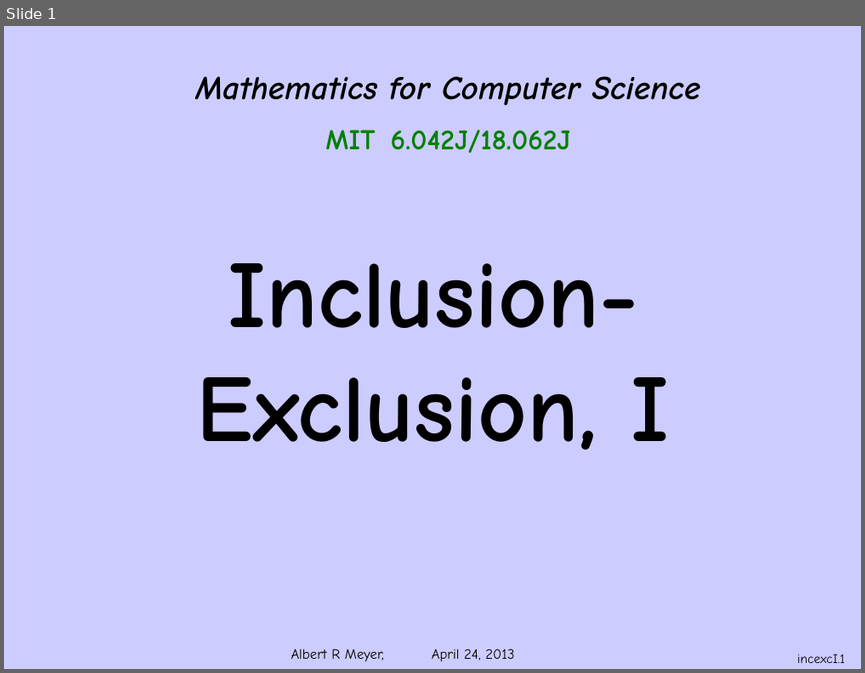
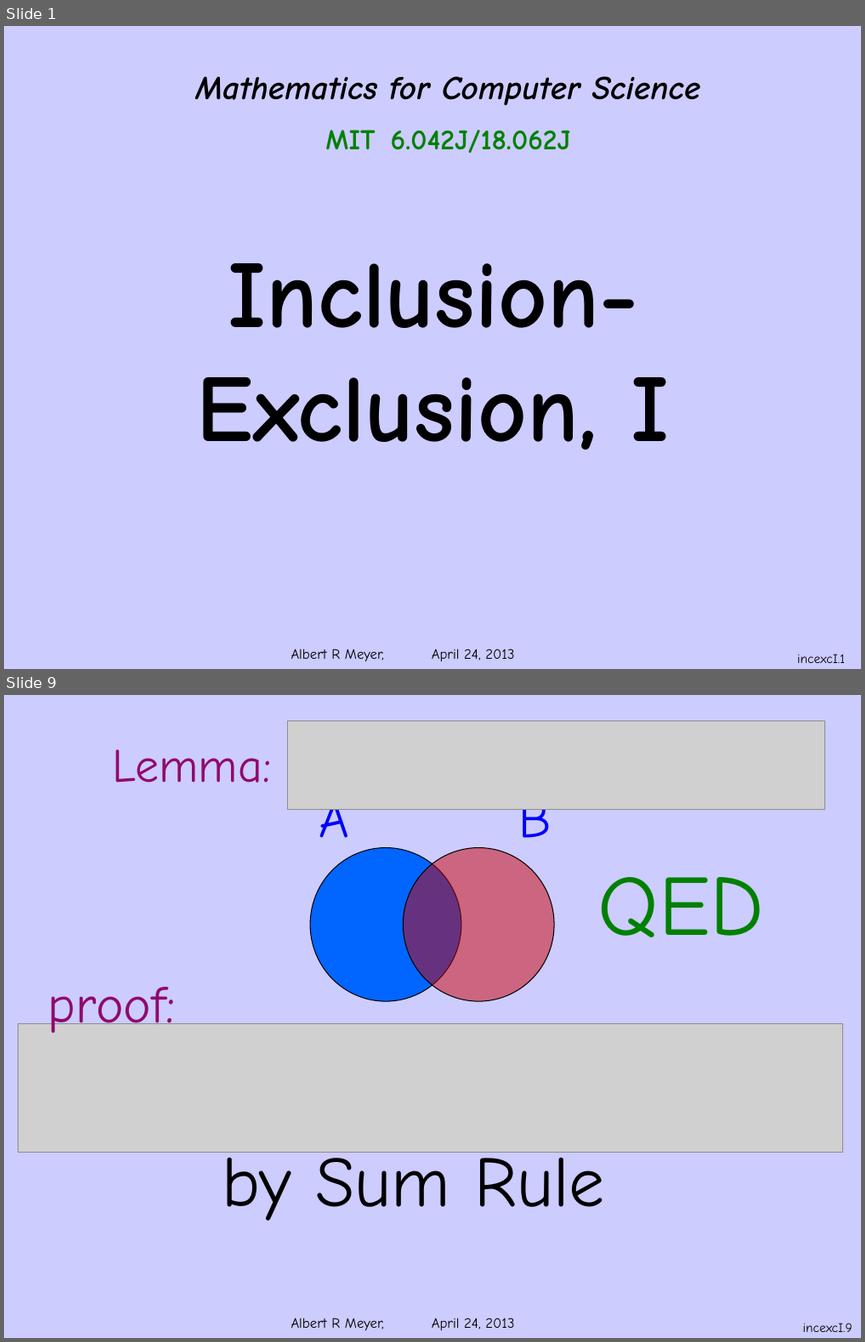
Before and after one commit to armeyer/mcs_web, a slide deck: spring13/slides13/incexcI.pptx. Shown one above the other, each under a label of ours: slide 1 before the commit, slides 1 and 9 after it; the slides between them are not shown. The pictures are 865x673 and 865x1342 pixels, drawn with LibreOffice and Linux fonts; fonts in the diff are those of the drawing; grey boxes stand for pictures; background and template pictures are left out. Boxes give left, top, right and bottom in pixels: in the first picture for what was removed or moved away, otherwise in the second. Text is boxed around its words. In the diff, an @@ line names an element or a change of style, - is before the commit and + after.

Commit message:
add incexc-60-04-42.pptx incexcbinom.pptx incexc2set.pptx

```diff
--- a/spring13/slides13/incexcI.pptx
+++ b/spring13/slides13/incexcI.pptx
@@ slide 9 added at [4, 695, 861, 1338], background #CCCCFF; not listed: 1 template element that a slide beside it also shows @@
@@ picture added at [288, 721, 825, 809] @@
@@ title added at [113, 749, 272, 783], 40 pt, text #90096D @@
+Lemma:
@@ group added at [310, 792, 554, 1001]: 2 texts, 2 ellipses @@
+A
+B
@@ text added at [598, 877, 765, 937], 72 pt, text #008000 @@
+QED
@@ text added at [48, 987, 175, 1039], 44 pt, text #90096D @@
+proof:
@@ picture added at [18, 1023, 843, 1151] @@
@@ text added at [222, 1144, 604, 1220], 60 pt, text #000000 @@
+by Sum Rule
@@ page number added at [803, 1322, 852, 1332], 11 pt, text #000000 @@
+incexcI.9
```
Also in this commit, not shown: 6 slides changed, 4 other slides added, 4 other files.
